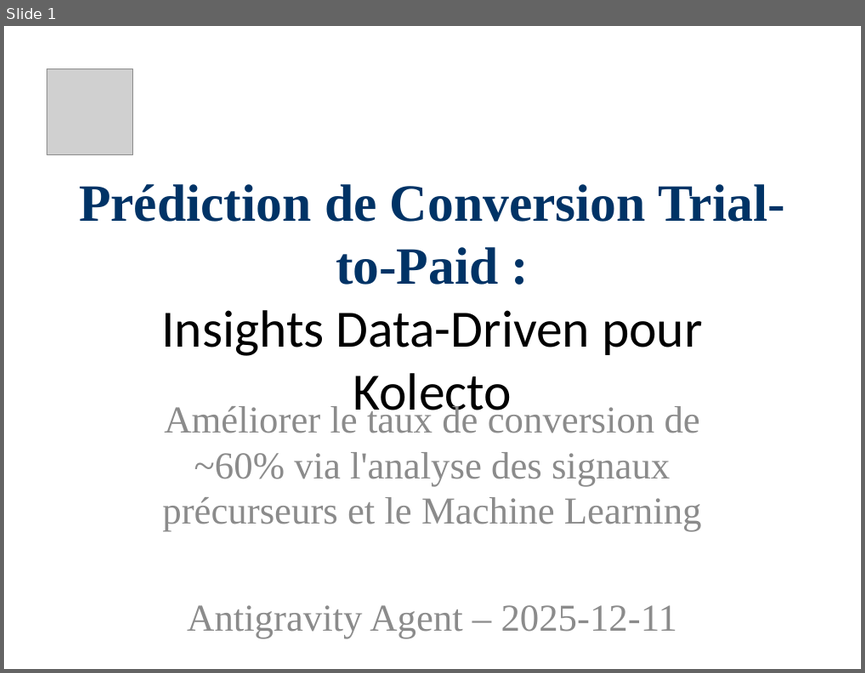
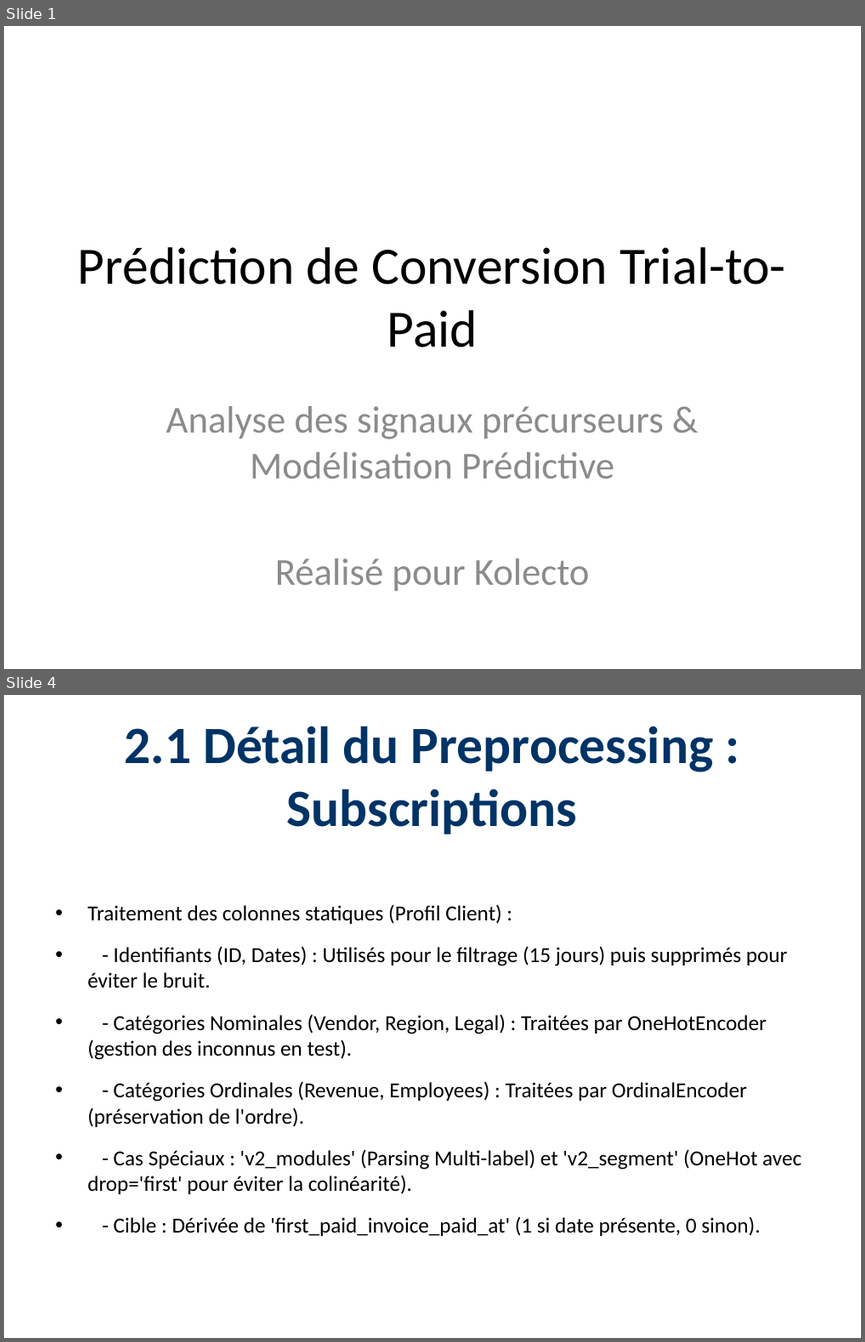
Before and after one commit to Paulino-Cristovao/churn_predictions, a slide deck: Presentations_Resultats_Projet.pptx. Shown one above the other, each under a label of ours: slide 1 before the commit, slides 1 and 4 after it; the slides between them are not shown. The pictures are 865x673 and 865x1342 pixels, drawn with LibreOffice and Linux fonts; fonts in the diff are those of the drawing; grey boxes stand for pictures. Boxes give left, top, right and bottom in pixels: in the first picture for what was removed or moved away, otherwise in the second. Text is boxed around its words. In the diff, an @@ line names an element or a change of style, - is before the commit and + after.

```diff
--- a/Presentations_Resultats_Projet.pptx
+++ b/Presentations_Resultats_Projet.pptx
@@ slide 4 added at bbox=[4, 695, 861, 1338], background #FFFFFF @@
@@ title added at bbox=[125, 726, 713, 834], 44 pt, text #003366, bold @@
+2.1 Détail du Preprocessing : Subscriptions
@@ text added at bbox=[87, 904, 801, 1236], 18 pt, text #000000 @@
+• Traitement des colonnes statiques (Profil Client) :
+• - Identifiants (ID, Dates) : Utilisés pour le filtrage (15 jours) puis supprimés pour éviter le bruit.
+• - Catégories Nominales (Vendor, Region, Legal) : Traitées par OneHotEncoder (gestion des inconnus en test).
+• - Catégories Ordinales (Revenue, Employees) : Traitées par OrdinalEncoder (préservation de l'ordre).
+• - Cas Spéciaux : 'v2_modules' (Parsing Multi-label) et 'v2_segment' (OneHot avec drop='first' pour éviter la colinéarité).
+• - Cible : Dérivée de 'first_paid_invoice_paid_at' (1 si date présente, 0 sinon).
@@ slide 1 changed as well @@
@@ picture removed at bbox=[46, 68, 132, 154] @@
@@ title at bbox=[78, 247, 786, 347]: text changed; font Times New Roman to Calibri; text colour #003366 to #000000; bold off @@
-Prédiction de Conversion Trial-to-Paid :
-Insights Data-Driven pour Kolecto
+Prédiction de Conversion Trial-to-Paid
@@ subtitle at bbox=[166, 406, 664, 590]: text changed; font Times New Roman to Calibri @@
-Améliorer le taux de conversion de ~60% via l'analyse des signaux précurseurs et le Machine Learning
-Antigravity Agent – 2025-12-11
+Analyse des signaux précurseurs & Modélisation Prédictive
+Réalisé pour Kolecto
```
Also in this commit, not shown: 3 other slides changed, 9 other slides added, 6 slides removed, 1 other file.
